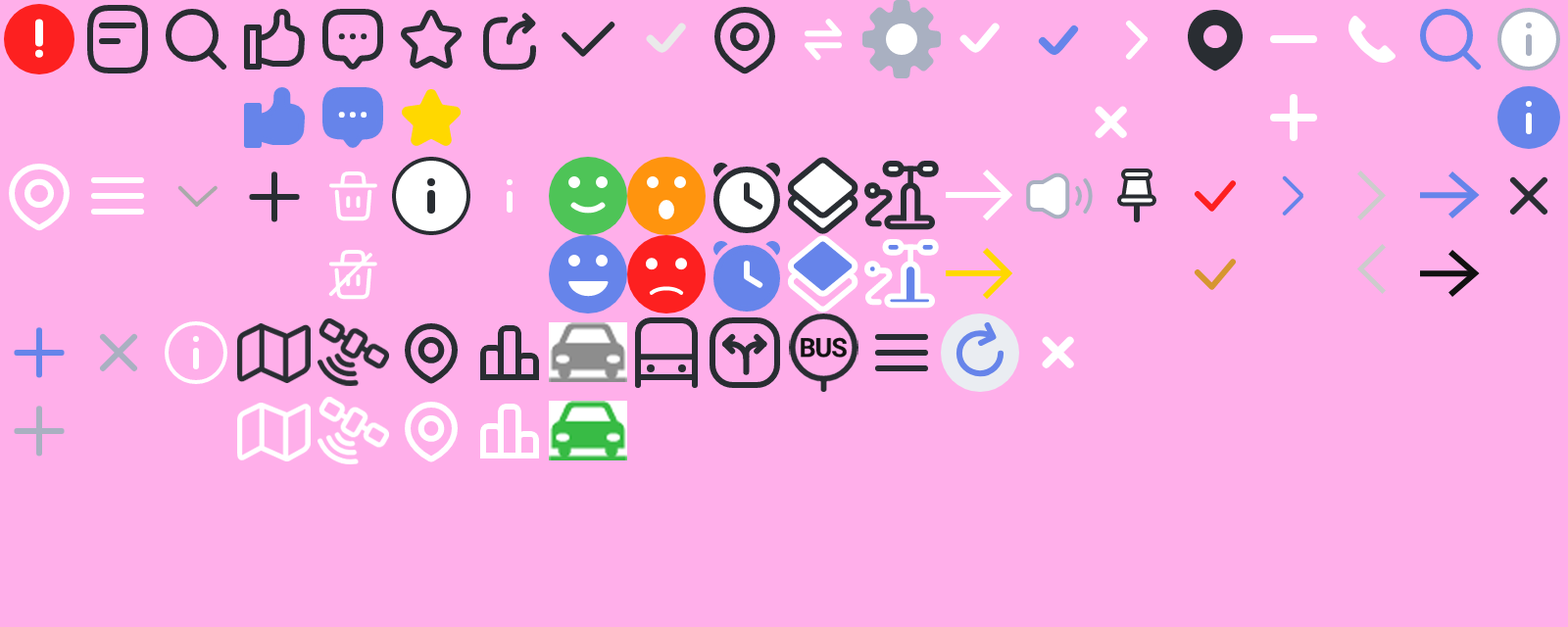
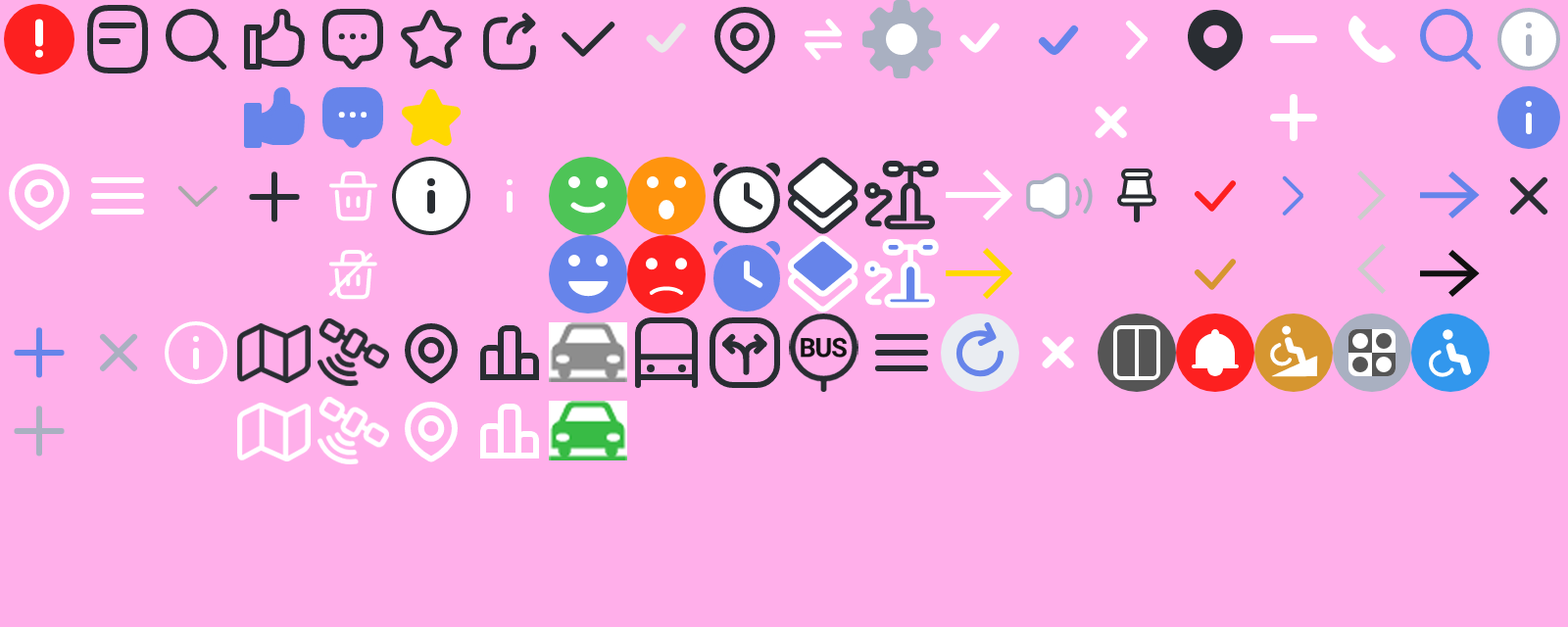
Two versions of the same layered image (1568x627). Layer-by-layer changes:
added layer "Layer 123" in group "세번쨰 줄" over [1411, 313, 1490, 392]
added layer "Layer 122" in group "세번쨰 줄" over [1332, 313, 1412, 392]
added layer "Layer 121" in group "세번쨰 줄" over [1254, 313, 1333, 392]
added layer "Layer 120" in group "세번쨰 줄" over [1176, 313, 1255, 392]
added layer "Layer 119" in group "세번쨰 줄" over [1097, 313, 1176, 392]
